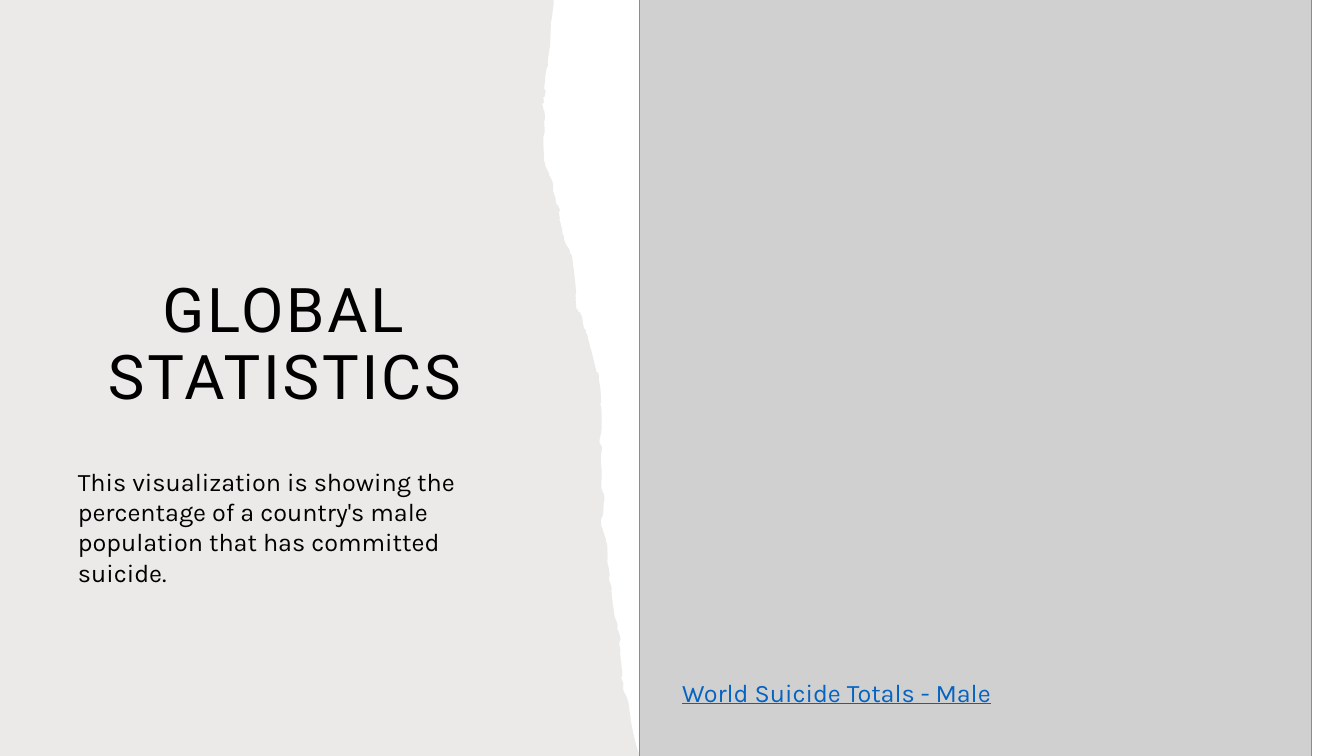
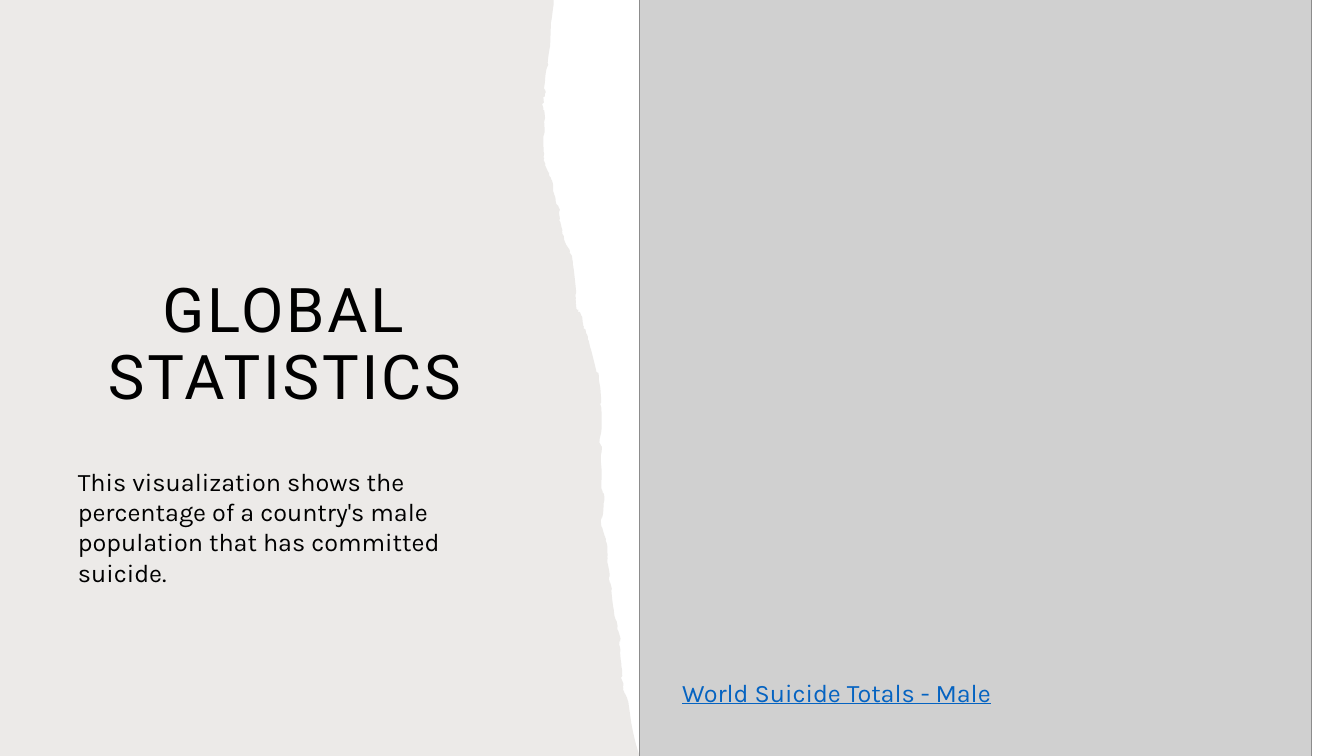
Before and after one commit to ejmatthe/project-four, a slide deck: slide 4 of Project 4.pptx. Drawn at 1344x756 pixels with LibreOffice and Linux fonts; fonts in the diff are those of the drawing; grey boxes stand for pictures. Boxes give left, top, right and bottom in pixels: in the first picture for what was removed or moved away, otherwise in the second. Text is boxed around its words. In the diff, an @@ line names an element or a change of style, - is before the commit and + after.

```diff
--- a/Project 4.pptx
+++ b/Project 4.pptx
@@ text at [78,473,439,583]: text changed @@
-This visualization is showing the percentage of a country's male population that has committed suicide.
+This visualization shows the percentage of a country's male population that has committed suicide.
```
Also in this commit, not shown: 8 other slides changed.
